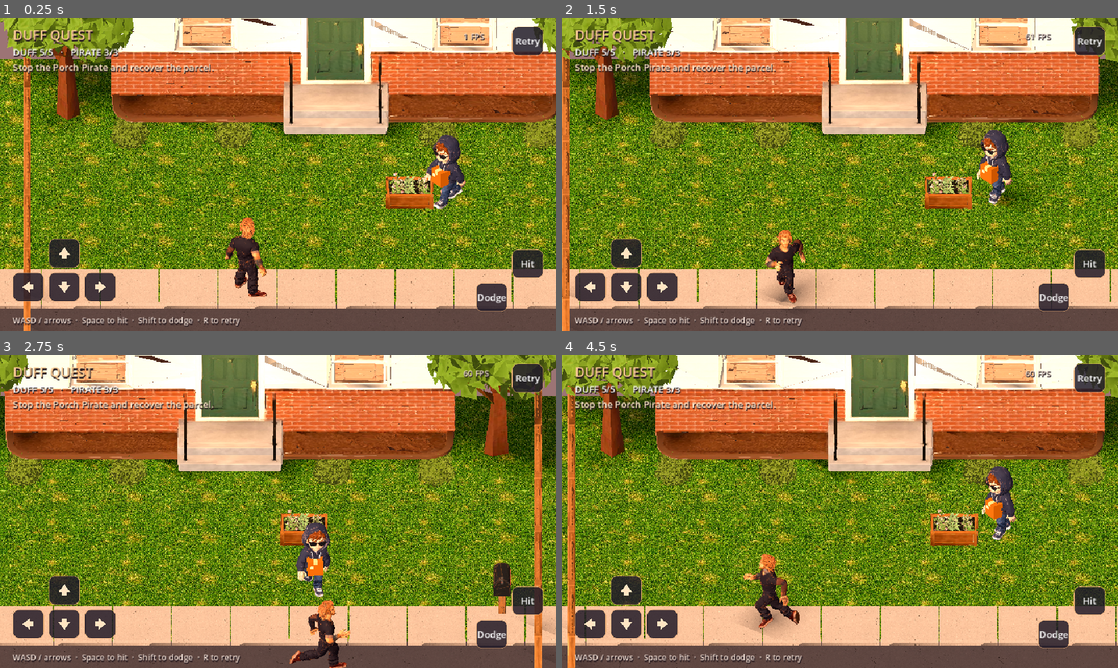
Above: before the commit, frames 1-4 (two rows, left to right).
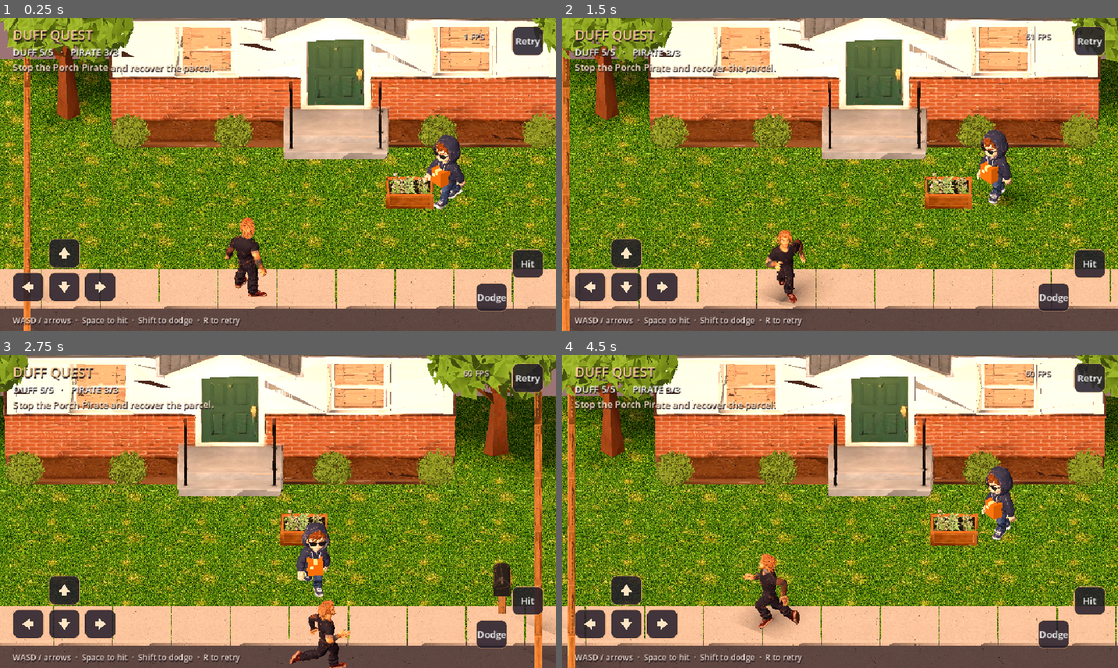
Above: after the commit, the same moments.

Repository: duffpowell-commits/duffquest
Game: Godot game, scene res://porch.tscn
Same seed, same stepped clock (60 frames per second), same inputs: the game is played once before the commit and once after it.
Inputs (mouse positions are in pixels of both pictures, inside the frame that each line leads up to):
- Up to frame 1 (0.25 s): no input
- Up to frame 2 (1.5 s): tap Enter (ui_accept) at 0.5, 0.77 s; move the mouse to (962, 158) at 0.52 s; hold Right (ui_right) 0.53-1.28 s; tap Shift at 0.6 s; click (962, 158) at 0.67 s; move the mouse to (728, 190) at 1.27 s; hold Down (ui_down) from 1.28 s (still down); tap R at 1.35 s
- Up to frame 3 (2.75 s): tap Enter (ui_accept) at 1.52 s; move the mouse to (333, 442) at 2.02 s; release Down (ui_down) at 2.03 s; hold Right (ui_right) from 2.03 s (still down); tap Shift at 2.1 s
- Up to frame 4 (4.5 s): move the mouse to (812, 574) at 2.77 s; release Right (ui_right) at 2.78 s; hold Up (ui_up) 2.78-3.53 s; tap R at 2.85, 4.35 s; click (812, 574) at 2.92 s; tap Enter (ui_accept) at 3.02, 3.77 s; move the mouse to (1006, 558) at 3.52 s; hold Left (ui_left) from 3.53 s (still down); tap Shift at 3.6 s; move the mouse to (673, 464) at 4.27 s

The runs differ from the first frame. In frame 1, 22% of the frame differs, in the area x 13-100%, y 0-46%; in frame 2, 23%; in frame 3, 23%; in frame 4, 23%, in the area x 9-98%, y 0-46%.

Commit message:
3D porch set: house sits on the ground, frontage collider meets the brick, trunk + mailbox colliders, drop unused texture
Co-Authored-By: Claude Opus 5.5 <noreply@anthropic.com>
Claude-Session: https://claude.ai/code/session_01V3sbxJwxg8bTft17uBPzRF

Diff:
--- a/spike_full3d/porch.gd
+++ b/spike_full3d/porch.gd
@@ -490,7 +490,7 @@
 	lamp.omni_range = 2.8
 	add_child(lamp)
 	_collider("Ground", Vector3(0, -.16, 0), Vector3(16, .32, 11))
-	_collider("FrontageCollider", Vector3(0, 1.4, -4.6), Vector3(10.6, 2.8, 2.4))
+	_collider("FrontageCollider", Vector3(0, 1.4, -4.85), Vector3(10.6, 2.8, 1.9))
 	_collider("StoopCollider", Vector3(0, .119, -2.95), Vector3(2.84, .238, 1.03))
 	_collider("StepCollider", Vector3(0, .066, -2.35), Vector3(2.92, .132, .22))
 	for x in [-6.9, 6.9]:
@@ -498,6 +498,9 @@
 	_collider("StreetLimit", Vector3(0, .6, 5.39), Vector3(15, 1.2, .23))
 	_collider("RearLimit", Vector3(0, .7, -5.51), Vector3(15, 1.4, .25))
 	_collider("PlanterCollider", PLANTER_AT + Vector3.UP * PLANTER_SIZE.y * .5, PLANTER_SIZE)
+	for x in [-6.0, 6.0]:
+		_collider("TrunkCollider", Vector3(x, .9, -4.2), Vector3(.5, 1.8, .5))
+	_collider("MailboxCollider", Vector3(6.1, .62, 2.45), Vector3(.42, 1.25, .5))
 
 func _build_hud() -> void:
 	var layer := CanvasLayer.new()
--- a/spike_full3d/porch_art.gd
+++ b/spike_full3d/porch_art.gd
@@ -77,7 +77,6 @@
 		visual.position = at
 		return visual
 
-
 static func surface_detail(visual: MeshInstance3D, grain: float, scale: Vector3, lawn := false) -> void:
 	var material := ShaderMaterial.new()
 	material.shader = GRAIN_SHADER
@@ -86,14 +85,10 @@
 	material.set_shader_parameter("lawn", lawn)
 	visual.material_override = material
 
-
 const SKIN := Color("#d38a59")
 const BLACK := Color("#25242c")
 const GOLD := Color("#e3ab55")
-const WOOD := Color("#a77953")
 const TRIM := Color("#e6c393")
-const CONCRETE := Color("#ae9580")
-const LEAF := Color("#74803e")
 
 static func person(parent: Node3D, hood: bool) -> Node3D:
 	var model := Node3D.new()
@@ -168,7 +163,6 @@
 		arm.finish(model, tag + "Arm", Vector3(side * .27, .925, 0))
 	return model
 
-
 static func animal_ink(mesh: Sculpture, at: Vector3, ink: Color, wolf: bool, yaw := 0.0) -> void:
 	var pose := Basis(Vector3.UP, yaw)
 	mesh.form(at, Vector3(.09, .108, .018), ink, Vector3(0, yaw, 0), 8)
@@ -180,7 +174,6 @@
 		eyes.append_array([Vector2(0, .04), Vector2(-.027, .033), Vector2(.027, .033), Vector2(-.022, -.009), Vector2(.022, -.009)])
 	for eye in eyes:
 		mesh.form(at + pose * Vector3(eye.x, eye.y, -.013), Vector3(.012, .008, .008), GOLD, Vector3(0, yaw, 0), 6)
-
 
 static func parcel(parent: Node3D, at: Vector3) -> Node3D:
 	var mesh := Sculpture.new()
@@ -190,19 +183,6 @@
 	mesh.box(Vector3(0, .137, .127), Vector3(.089, .088, .005), TRIM.darkened(.12))
 	mesh.box(Vector3(.086, .034, -.128), Vector3(.086, .07, .004), Color("#e6d7ae"))
 	return mesh.finish(parent, "Parcel", at)
-
-
-
-
-
-
-
-
-
-
-
-
-
 
 # --- Meshy set dressing (Nov 24): props made in the same render style as the characters. ---
 # Each GLB is normalised (largest side ~1.9) and centred, so place() fits it to a target size.
@@ -238,7 +218,6 @@
 	prop.position = at - Basis(Vector3.UP, yaw) * Vector3(centre.x, 0, centre.z) - Vector3(0, box.position.y * fit.y, 0)
 	return prop
 
-
 ## World z of a placed prop's front-most point.
 static func _front(prop: Node3D) -> float:
 	var front := -INF
@@ -249,7 +228,6 @@
 			front = maxf(front, (prop.transform * visual.transform * local.get_endpoint(i)).z)
 	return front
 
-
 static func textured(visual: MeshInstance3D, file: String, tiles_per_metre: float, tint := Color.WHITE) -> void:
 	var material := StandardMaterial3D.new()
 	material.albedo_texture = load("res://models/set/%s.jpg" % file)
@@ -260,11 +238,11 @@
 	material.roughness = .95
 	visual.material_override = material
 
-
 static func meshy_set(parent: Node3D, planter_at: Vector3, planter_size: Vector3) -> void:
 	# House: front wall + stoop where the old frontage stood; the roof runs back out of the way.
 	var house := place(parent, "house", Vector3(0, 0, -4.6), Vector3(10.4, 0, 0))
 	house.scale.y *= .78  # a little squat so the door and windows stay on screen under the high camera
+	house.position.y *= .78  # the squash pivots on the origin; keep the base on the ground
 	house.position.z += -2.3 - _front(house)  # stoop's front edge on the old step line
 	for x in [-6.9, 6.9]:
 		for i in 5:
Binary file removed: spike_full3d/models/set/zz_house_full_Image_0.jpg
Not shown, removed: spike_full3d/models/set/zz_house_full_Image_0.jpg.import
